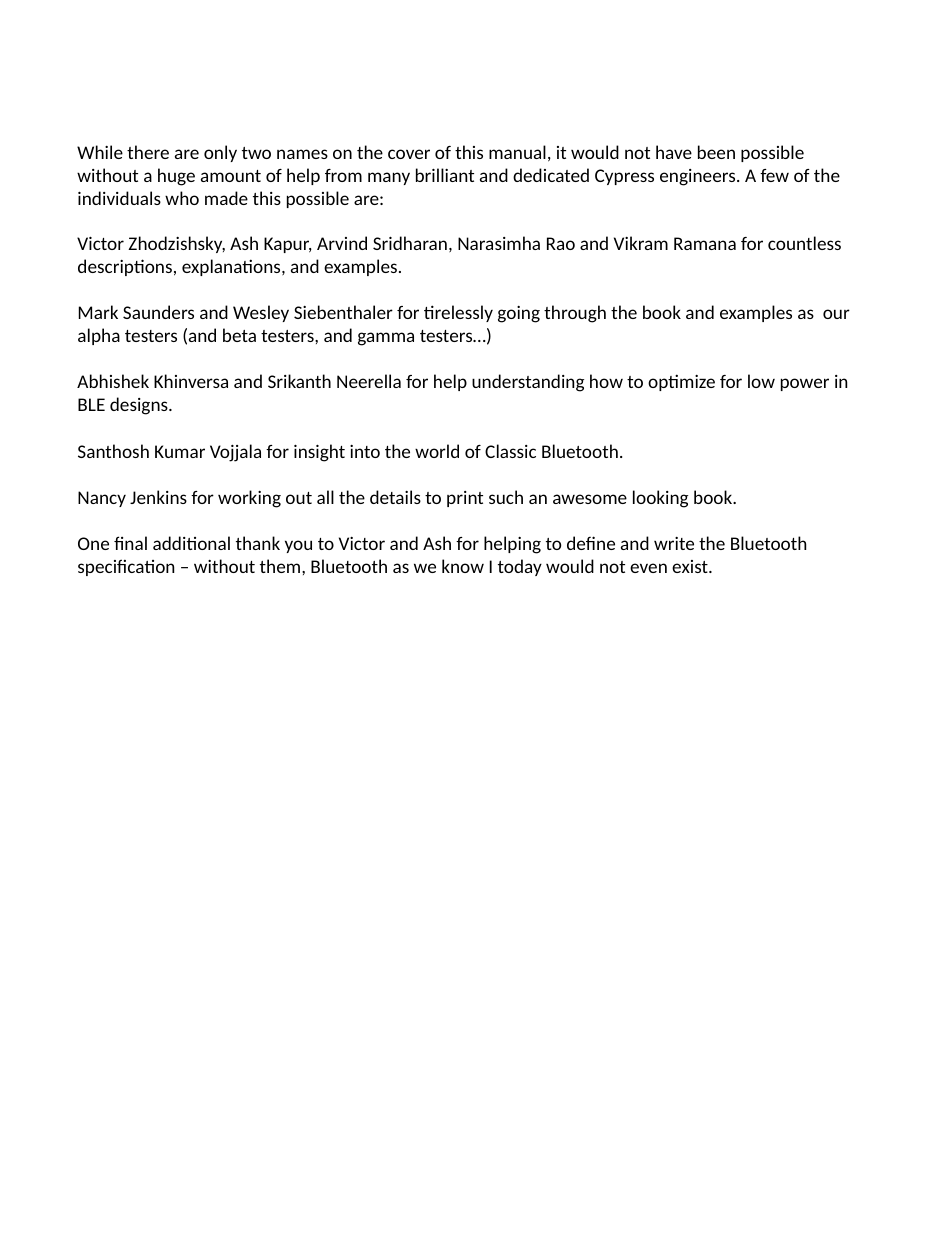
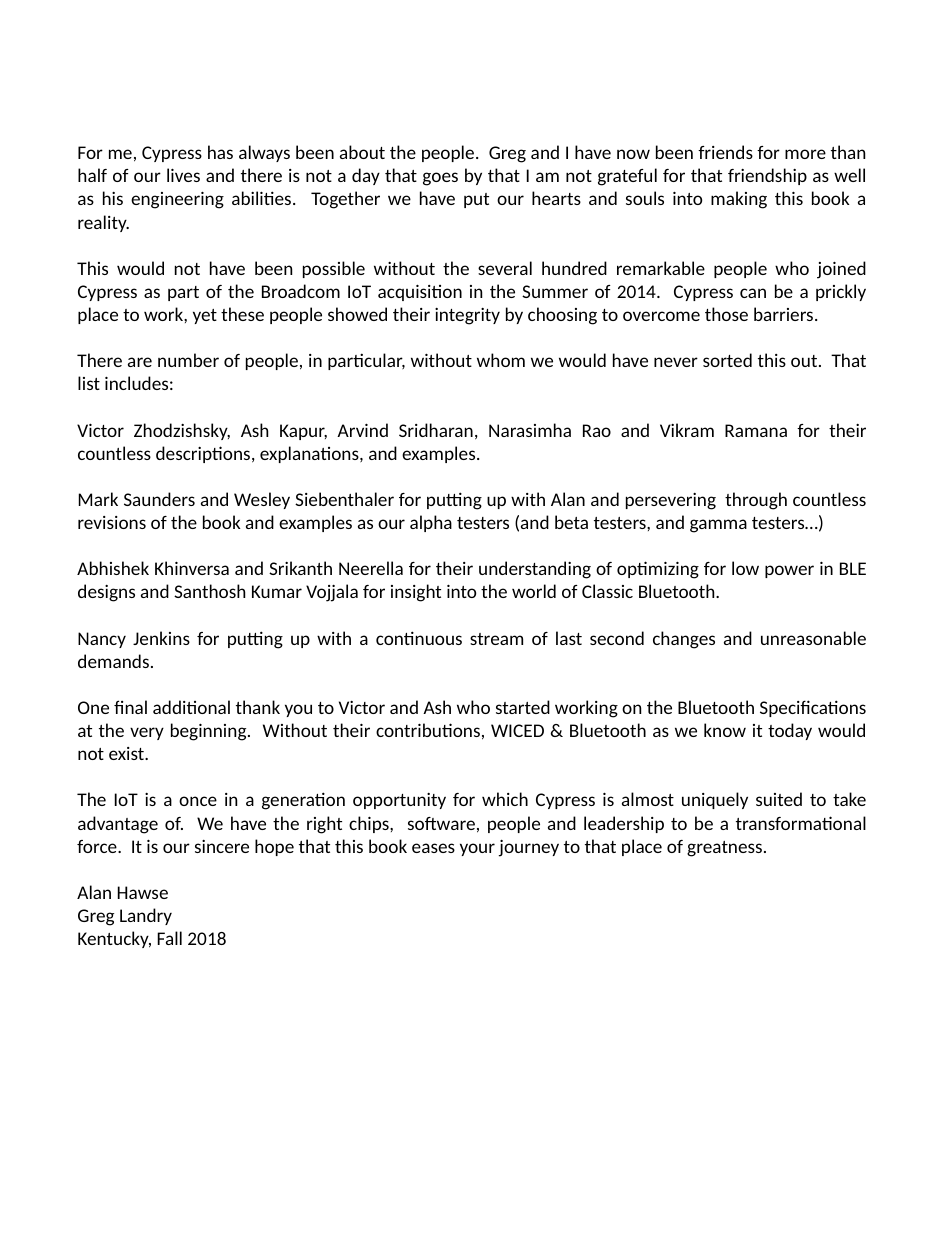
Before and after one commit to iotexpert/WBT101, a slide deck: slide 2 of labmanual/English/WBT101-Binder-Cover.pptx. Drawn at 945x1260 pixels with LibreOffice and Linux fonts; fonts in the diff are those of the drawing. Boxes give left, top, right and bottom in pixels: in the first picture for what was removed or moved away, otherwise in the second. Text is boxed around its words. In the diff, an @@ line names an element or a change of style, - is before the commit and + after.

```diff
--- a/labmanual/English/WBT101-Binder-Cover.pptx
+++ b/labmanual/English/WBT101-Binder-Cover.pptx
@@ text at (77, 145, 867, 948): text changed @@
-While there are only two names on the cover of this manual, it would not have been possible without a huge amount of help from many brilliant and dedicated Cypress engineers. A few of the individuals who made this possible are:
-Victor Zhodzishsky, Ash Kapur, Arvind Sridharan, Narasimha Rao and Vikram Ramana for countless descriptions, explanations, and examples.
-Mark Saunders and Wesley Siebenthaler for tirelessly going through the book and examples as our alpha testers (and beta testers, and gamma testers…)
-Abhishek Khinversa and Srikanth Neerella for help understanding how to optimize for low power in BLE designs.
-Santhosh Kumar Vojjala for insight into the world of Classic Bluetooth.
-Nancy Jenkins for working out all the details to print such an awesome looking book.
-One final additional thank you to Victor and Ash for helping to define and write the Bluetooth specification – without them, Bluetooth as we know I today would not even exist.
+For me, Cypress has always been about the people. Greg and I have now been friends for more than half of our lives and there is not a day that goes by that I am not grateful for that friendship as well as his engineering abilities. Together we have put our hearts and souls into making this book a reality.
+This would not have been possible without the several hundred remarkable people who joined Cypress as part of the Broadcom IoT acquisition in the Summer of 2014. Cypress can be a prickly place to work, yet these people showed their integrity by choosing to overcome those barriers.
+There are number of people, in particular, without whom we would have never sorted this out. That list includes:
+Victor Zhodzishsky, Ash Kapur, Arvind Sridharan, Narasimha Rao and Vikram Ramana for their countless descriptions, explanations, and examples.
+Mark Saunders and Wesley Siebenthaler for putting up with Alan and persevering through countless revisions of the book and examples as our alpha testers (and beta testers, and gamma testers…)
+Abhishek Khinversa and Srikanth Neerella for their understanding of optimizing for low power in BLE designs and Santhosh Kumar Vojjala for insight into the world of Classic Bluetooth.
+Nancy Jenkins for putting up with a continuous stream of last second changes and unreasonable demands.
+One final additional thank you to Victor and Ash who started working on the Bluetooth Specifications at the very beginning. Without their contributions, WICED & Bluetooth as we know it today would not exist.
+The IoT is a once in a generation opportunity for which Cypress is almost uniquely suited to take advantage of. We have the right chips, software, people and leadership to be a transformational force. It is our sincere hope that this book eases your journey to that place of greatness.
+Alan Hawse
+Greg Landry
+Kentucky, Fall 2018
```
Also in this commit, not shown: 2 other files.
